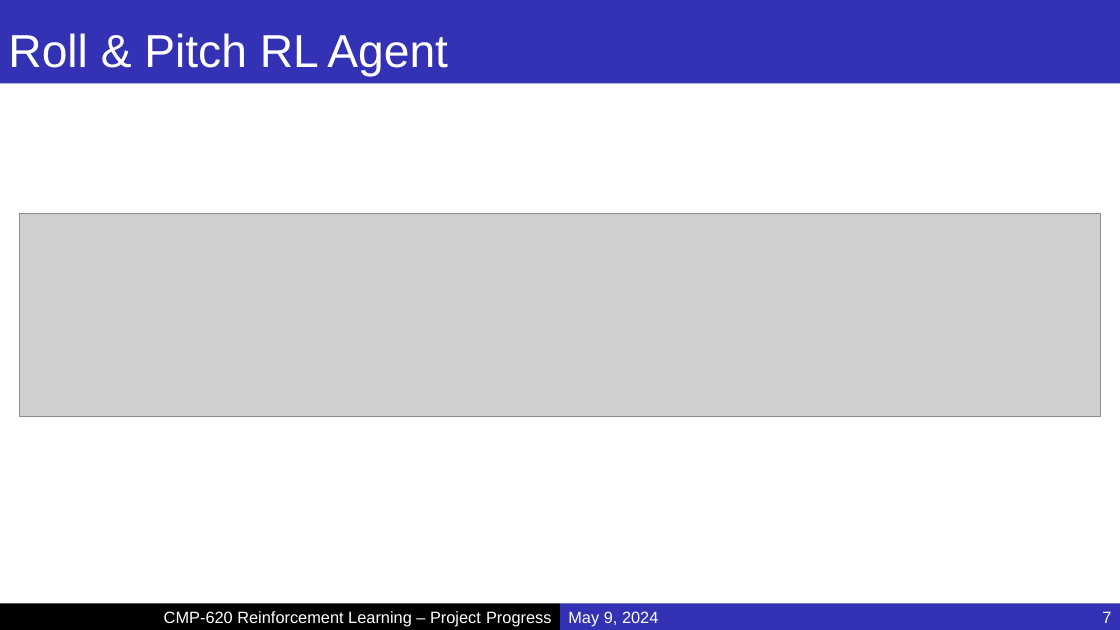
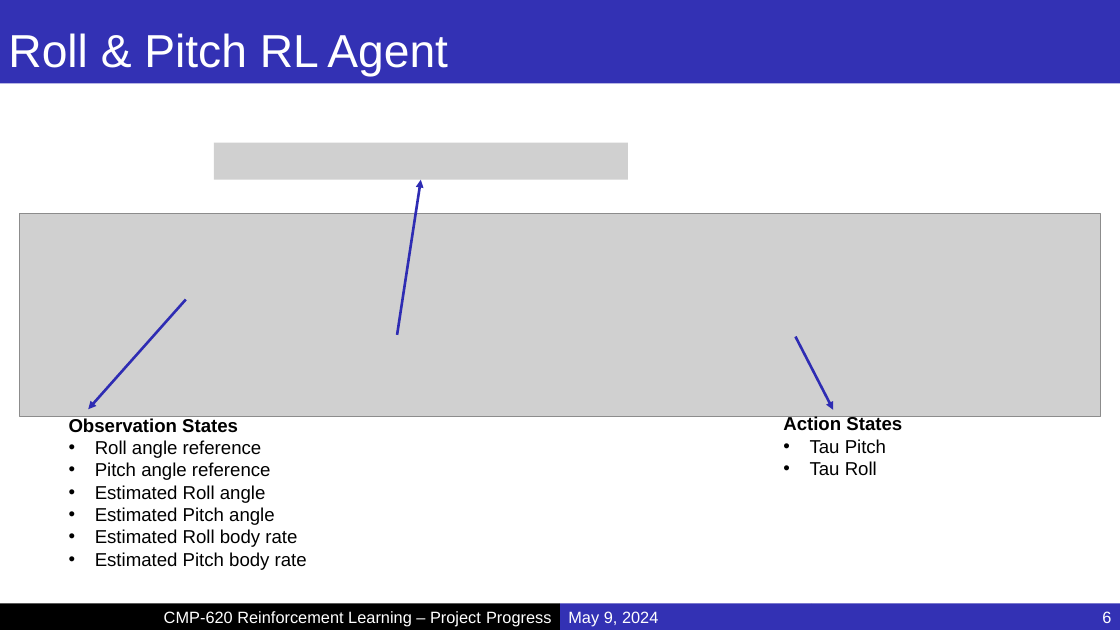
Before and after one commit to MucahidRidvanKaplan/ParrotQuadcopterRL, a slide deck: slide 6 of Progress.pptx (slide 7 before the commit). Drawn at 1120x630 pixels with LibreOffice and Linux fonts; fonts in the diff are those of the drawing; grey boxes stand for pictures; background and template pictures are left out. Boxes give left, top, right and bottom in pixels: in the first picture for what was removed or moved away, otherwise in the second. Text is boxed around its words. In the diff, an @@ line names an element or a change of style, - is before the commit and + after.

```diff
--- a/Progress.pptx
+++ b/Progress.pptx
@@ picture added at [214, 143, 628, 180] @@
@@ arrow added from (397, 335) to (421, 180), #2F2DB3 2.25 pt @@
@@ arrow added from (186, 300) to (88, 409), #2F2DB3 2.25 pt @@
@@ arrow added from (796, 337) to (833, 410), #2F2DB3 2.25 pt @@
@@ text added at [69, 418, 307, 570], 16 pt, text #000000 @@
+Observation States
+• Roll angle reference
+• Pitch angle reference
+• Estimated Roll angle
+• Estimated Pitch angle
+• Estimated Roll body rate
+• Estimated Pitch body rate
@@ text added at [783, 416, 902, 475], 16 pt, text #000000 @@
+Action States
+• Tau Pitch
+• Tau Roll
@@ page number at [1102, 611, 1111, 623]: text changed @@
-7
+6
```
Also in this commit, not shown: 1 other slide changed, 1 slide removed.
